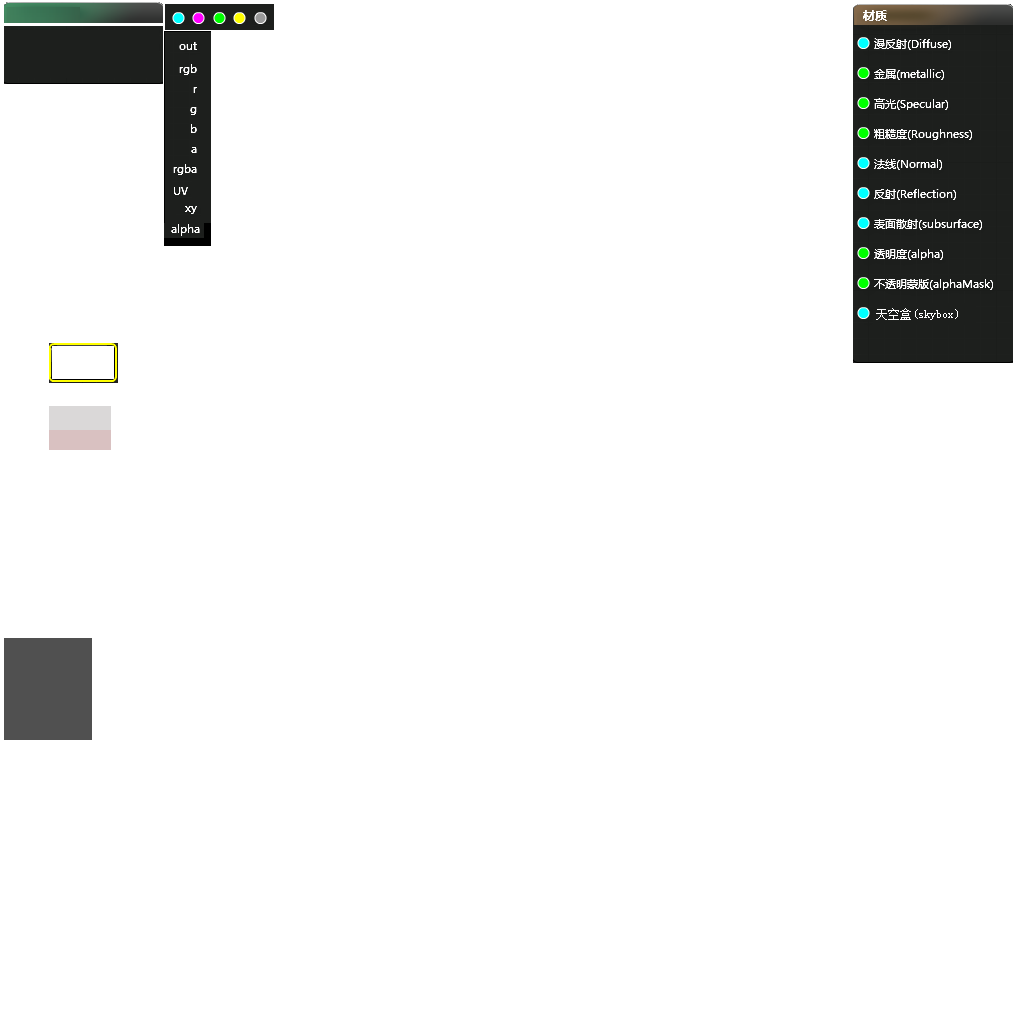
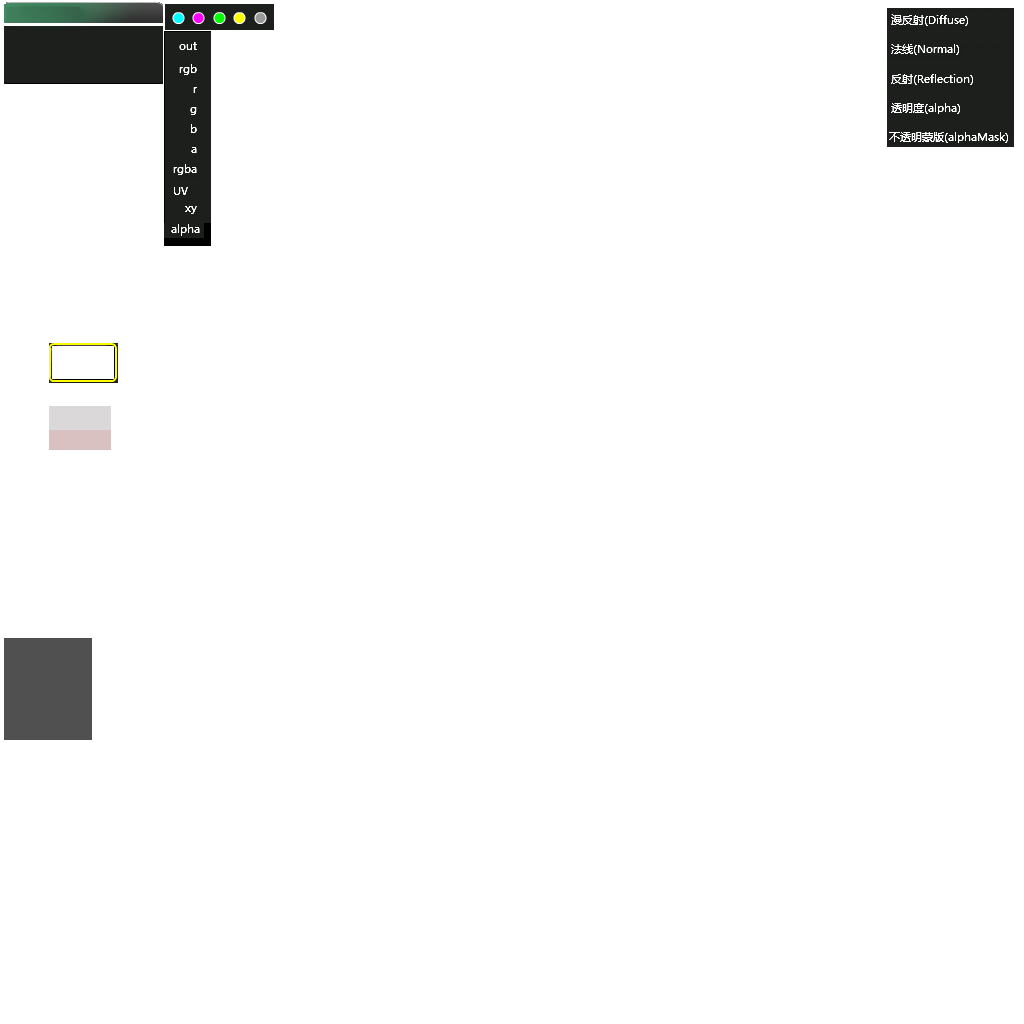
Before/after of a 1024x1024 layered artwork. What changed in the layer stack:
added layer "图层 21" above "图层 18" over left=887, top=8, right=1014, bottom=147
removed layer "天空盒(skybox)" over left=876, top=308, right=958, bottom=320
painted on "图层 16" over left=853, top=4, right=1013, bottom=363
